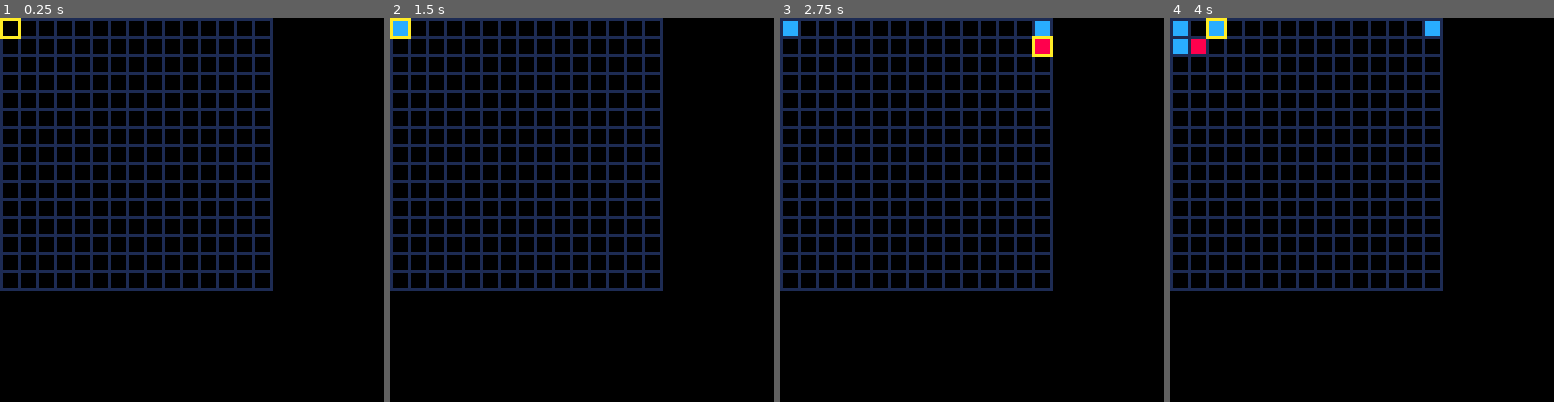
Above: before the commit, frames 1-4 (left to right).
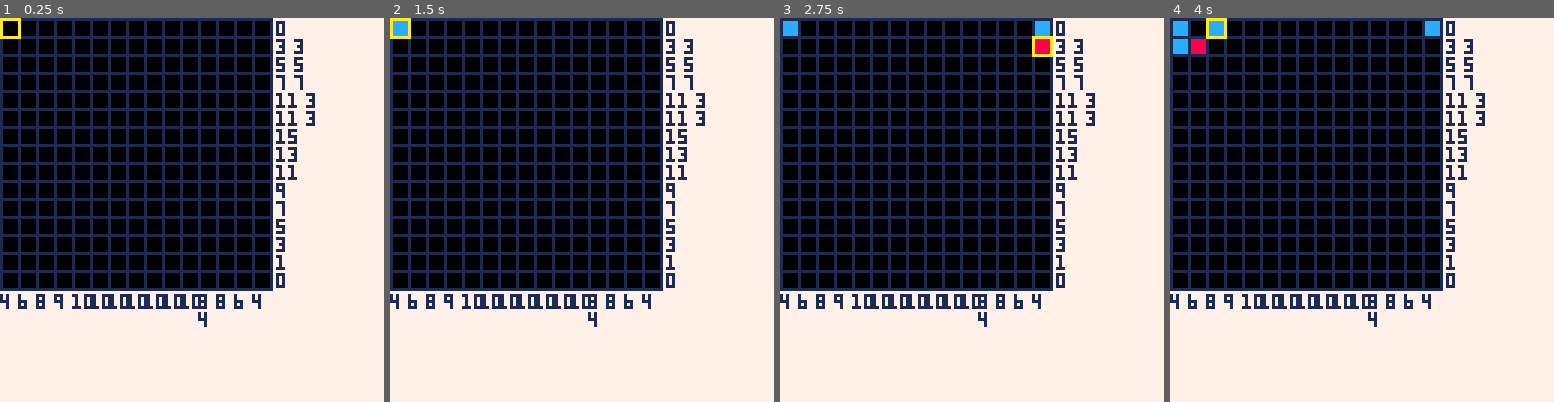
Above: after the commit, the same moments.

Repository: LuosRestil/pico8
Game: PICO-8 cartridge picross/picross.p8
The game is run twice, just before and just after one commit, with the same random seed, the same clock (stepped at 60 frames per second) and the same inputs.
Inputs:
- Up to frame 1 (0.25 s): no input
- Up to frame 2 (1.5 s): tap O (Z key) at 0.33, 0.7, 1.43 s; tap X (X key) at 1.07 s
- Up to frame 3 (2.75 s): hold Left 1.97-2.37 s; tap X (X key) at 2.07, 2.4, 2.73 s; tap O (Z key) at 2.22 s; hold Down from 2.42 s (still down)
- Up to frame 4 (4 s): release Down at 2.82 s; hold Right 2.87-3.53 s; tap X (X key) at 3.07, 3.4, 3.73 s; tap O (Z key) at 3.1, 3.98 s; hold Up from 3.58 s (still down)

The runs differ from the first frame. In frame 1, 49% of the frame differs, in the area x 0-100%, y 0-100%; in frame 2, 49%; in frame 3, 49%; in frame 4, 49%.

Commit message:
picross show numbers

Diff:
--- a/picross/picross.p8
+++ b/picross/picross.p8
@@ -11,6 +11,7 @@
 
 function _init()
 	grid = make_grid()
+	load_imgs()
 end
 
 function _update()
@@ -53,7 +54,7 @@
 end
 
 function _draw()
-	cls()
+	cls(white)
 
 	for r=1,#grid do
 		for c=1,#grid[1] do
@@ -69,6 +70,28 @@
 		end
 	end
 
+	--draw numbers
+	for i=1,#img.nums.rows do
+		local x,y=rc_to_coord(i,16)
+		y+=1
+		x+=2
+		local nums=img.nums.rows[i]
+		for num in all(nums) do
+			print(num,x,y)
+			x+=6
+			if (num>9) x+=4
+		end
+	end
+	for i=1,#img.nums.cols do
+		local x,y=rc_to_coord(16,i)
+		y+=2
+		local nums=img.nums.cols[i]
+		for num in all(nums) do
+			print(num,x,y)
+			y+=6
+		end
+	end
+
 	local x,y=rc_to_coord(
 		pos.r,pos.c
 	)
@@ -99,11 +122,69 @@
 {{0,0,0,0,0,0,0,0,0,0,0,0,0,0,0},{0,0,1,1,1,0,0,0,0,0,1,1,1,0,0},{0,1,1,1,1,1,0,0,0,1,1,1,1,1,0},{1,1,1,1,1,1,1,0,1,1,1 …(362 unchanged characters)…
 {{1,1,1,1,1,1,1,1,1,1,1,1,1,1,1},{1,1,1,1,1,1,1,1,1,1,1,1,1,1,1},{0,1,0,0,1,0,0,1,1,0,1,0,0,0,1},{0,0,0,0,0,0,0,0,0,0,0 …(362 unchanged characters)…
 ]]
-img={{0,0,0,0,0,0,0,0,0,0,0,0,0,0,0},{0,0,1 …(442 unchanged characters)…
+img1={{0,0,0,0,0,0,0,0,0,0,0,0,0,0,0},{0,0,1 …(442 unchanged characters)…
 --img2={{1,1,1,1,1,1,1,1,1,1,1,1,1,1,1},{1,1,1,1,1,1,1,1,1,1,1,1,1,1,1},{0,1,0,0,1,0,0,1,1,0,1,0,0,0,1},{0,0,0,0,0,0,0, …(369 unchanged characters)…
 
 function load_imgs()
-	--todo
+	-- populate rows
+	local rows={}
+	local cur=0
+	for row in all(img1) do
+		local nums={}
+		for col in all(row) do
+			if col==1 then
+				cur+=1
+			else
+				if cur>0 then
+					add(nums,cur)
+					cur=0
+				end
+			end
+		end
+		if cur>0 then
+			add(nums,cur)
+		end
+		if #nums==0 then
+			add(nums,0)
+		end
+		cur=0
+		add(rows,nums)
+	end
+
+	--populate cols
+	local cols={}
+	local cur=0
+	for col=1,dim do
+		local nums={}
+		for row=1,dim do
+			if img1[row][col]==1 then
+				cur+=1
+			else
+				if cur>0 then
+					add(nums,cur)
+					cur=0
+				end
+			end
+		end
+		if cur>0 then
+			add(nums,cur)
+		end
+		if #nums==0 then
+			add(nums,0)
+		end
+		cur=0
+		add(cols,nums)
+	end
+
+
+
+	img={
+		img=img1,
+		nums={
+			rows=rows,
+			cols=cols
+		}
+	}
 end
 -->8
 --colors
